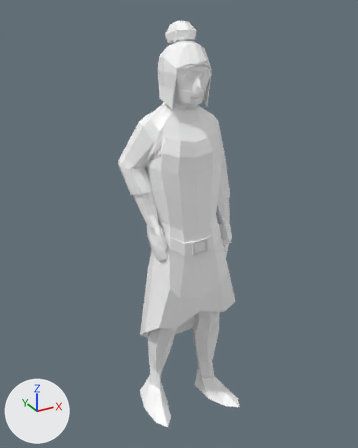
Before and after pictures for a commit that changed the glTF model Levels/2Misc/People/peasant_male.glb.
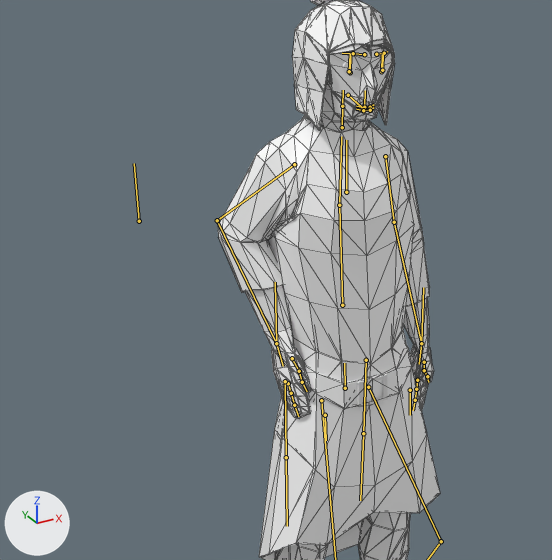
Each version appears first whole from a 50 mm lens placed at (-0.948, -1.691, 1.78), pointed at (-0.012, 0.012, 0.928), and next in a close-up on the part from 1% to 82% of the width and 9% to 75% of the height. Arrows for +X, +Y and +Z are at lower left; the lights stay in place. Both versions are drawn at frame 2 of the action 'Idle'; the numbers are the values there. The bones that bend it are drawn over the model as lines in the close-ups. The close-ups show mesh edges as thin lines.

In view in the first close-up: 'Beard.001', 'Belt.001', 'Body.001', 'Bun.001', 'Cap.001', 'Gloves.001', 'Ponytail.001', 'Trousers.001', 'Tunic.001'.
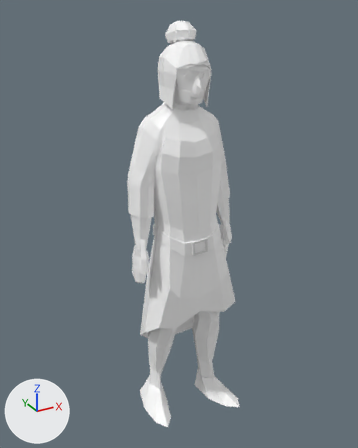
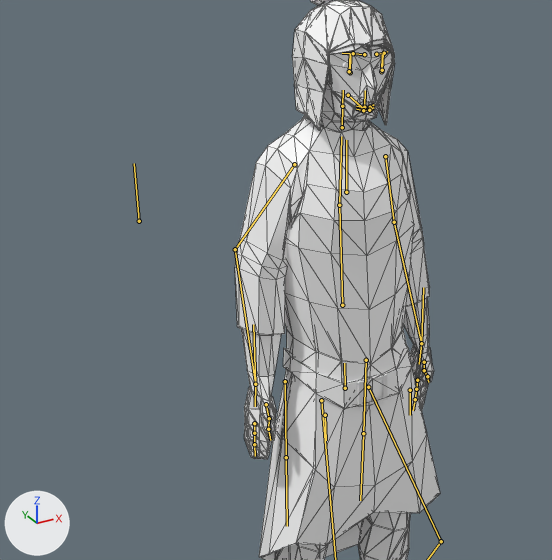
Pixel boxes (x1, y1, x2, y2) of what changed, in the close-ups (552 x 560 px):
'Tunic.001', posed
    before: (218, 117, 440, 560)
    after: (235, 117, 440, 560)
'Body.001', posed
    before: (245, 47, 429, 354)
    after: (241, 47, 429, 401)
'Gloves.001', posed (16% wider, 53% taller)
    before: (271, 345, 434, 419)
    after: (244, 345, 434, 459)
bone 'upper_arm.R', root to tip
    before: (294, 164) to (217, 220)
    after: (294, 164) to (235, 249)
bone 'middle_arm.R', root to tip
    before: (217, 220) to (276, 343)
    after: (235, 249) to (255, 384)

The change, as a diff of the scene's bpy script:
```diff
--- a/Levels/2Misc/People/peasant_male.glb.py
+++ b/Levels/2Misc/People/peasant_male.glb.py
@@ bone_upper_arm_r @@
 bone_upper_arm_r = bpy.data.objects['Skeleton.001'].pose.bones['upper_arm.R']  # child of 'chest'
-bone_upper_arm_r.rotation_quaternion = (0.932, -0.142, -0.304, 0.139)  # degrees (-24, -32, 24)
+bone_upper_arm_r.rotation_quaternion = (0.95, 0.002, -0.238, 0.201)  # degrees (-6, -27, 25)
@@ bone_middle_arm_r @@
 bone_middle_arm_r = bpy.data.objects['Skeleton.001'].pose.bones['middle_arm.R']  # child of 'upper_arm.R'
-bone_middle_arm_r.rotation_quaternion = (0.904, 0.401, 0.064, 0.133)  # degrees (48, 0, 17)
+bone_middle_arm_r.rotation_quaternion = (0.991, 0.105, 0.063, 0.051)  # degrees (12, 7, 7)
```
